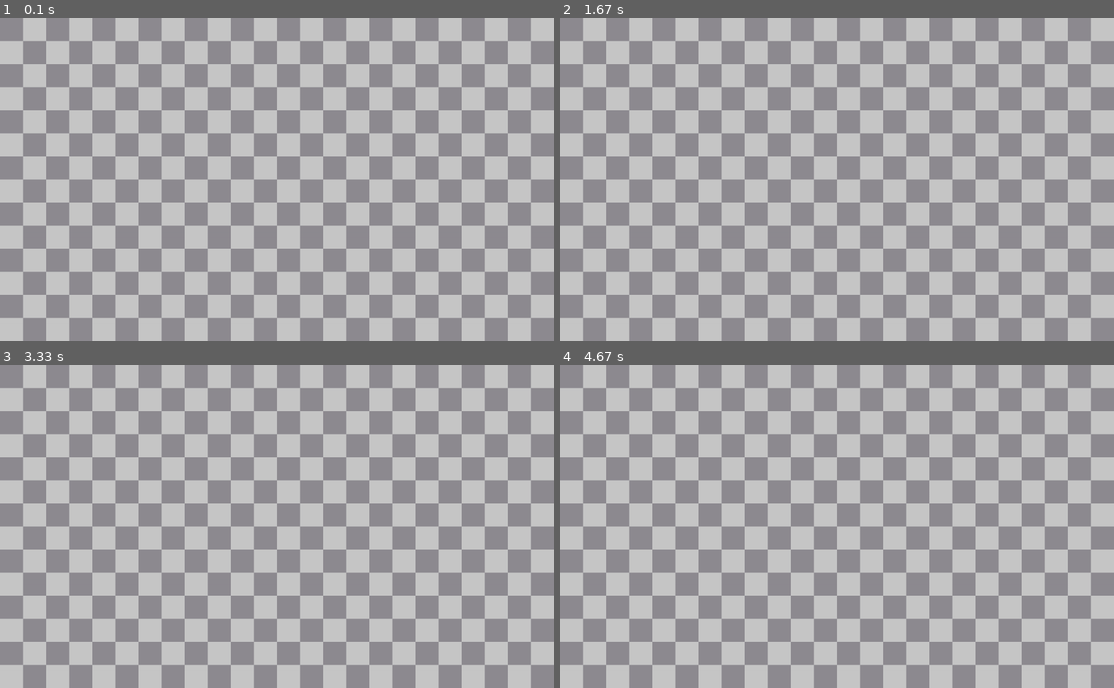
Above: before the commit, frames 1-4 (two rows, left to right).
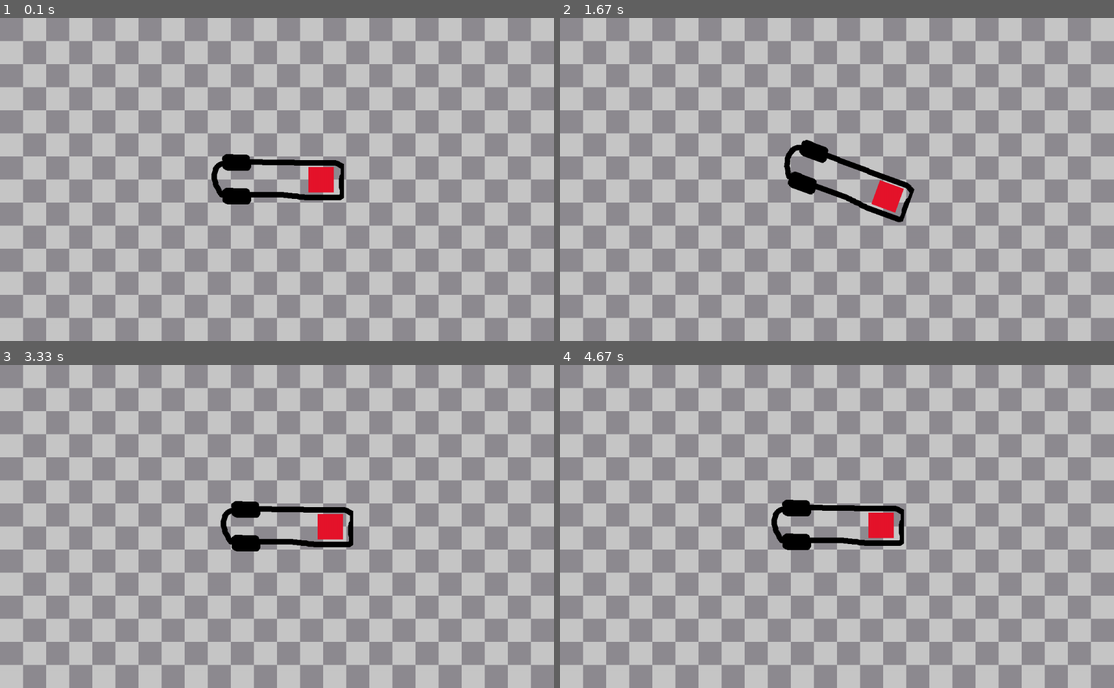
Above: after the commit, the same moments.

Repository: srchd/braitenberg
Game: pygame game, started from main.py
The game is run twice, just before and just after one commit, with the same random seed, the same clock (stepped at 60 frames per second) and the same inputs.
Inputs:
- Up to frame 1 (0.1 s): no input
- Up to frame 2 (1.67 s): hold D 0.33-0.8 s; hold W 0.83-1.13 s; hold D 1.17-1.63 s
- Up to frame 3 (3.33 s): hold A 1.67-2.2 s; hold S 2.23-2.53 s; hold A 2.57-2.97 s; hold W from 3 s (still down)
- Up to frame 4 (4.67 s): release W at 3.37 s; hold D 3.4-4.03 s; hold S 4.07-4.43 s; hold A from 4.47 s (still down)

The runs differ from the first frame. In frame 1, 1.7% of the frame differs, in the area x 38-63%, y 42-58%; in frame 2, 1.7%, in the area x 40-64%, y 37-64%; in frame 3, 1.7%; in frame 4, 1.7%.

Commit message:
Car Moves with WASD keys. Controller Draws on car

Diff:
--- /dev/null
+++ b/lib/objects/__init__.py
@@ -0,0 +1 @@
+__all__ = ['Car']
--- /dev/null
+++ b/lib/objects/car.py
@@ -0,0 +1,26 @@
+import pygame
+import pygame.gfxdraw
+import math
+
+from lib.objects.drawable_object import DrawableObject
+
+
+class Car(DrawableObject):
+    def __init__(self, x, y, img_path, surface: pygame.Surface) -> None:
+        super().__init__(x, y, img_path)
+
+        self.x = surface.get_width() / 2 # - self.img.get_height() / 2
+        self.y = surface.get_height() / 2 # - self.img.get_width() / 2
+
+    def draw(self, surface: pygame.Surface):
+        rotated_img = pygame.transform.rotate(self.img, self.rotation)
+
+        new_rect = rotated_img.get_rect()
+        new_rect.centerx = self.x
+        new_rect.centery = self.y
+
+        surface.blit(rotated_img, new_rect)
+
+    def move(self, vel):
+        self.x += vel * math.cos(math.radians(self.rotation + 180))
+        self.y -= vel * math.sin(math.radians(self.rotation + 180))
--- /dev/null
+++ b/lib/objects/controller.py
@@ -0,0 +1,14 @@
+import pygame
+
+from lib.objects.drawable_object import DrawableObject
+from lib.objects.car import Car
+
+class Controller(DrawableObject):
+    def __init__(self, x, y, img_path) -> None:
+        super().__init__(x, y, img_path)
+
+    def draw(self, car: Car) -> None:
+        new_rect = self.img.get_rect()
+        new_rect.centerx = 240
+        new_rect.centery = 62
+        car.img.blit(self.img, new_rect)
--- /dev/null
+++ b/lib/objects/drawable_object.py
@@ -0,0 +1,24 @@
+import pygame
+from abc import ABC
+
+class DrawableObject:
+    """
+    Parent class of all drawable objects
+    """
+    def __init__(self, x, y, img_path) -> None:
+        self.x = x
+        self.y = y
+        self.img_path = img_path
+
+        self.rotation = 0  # Facing upwards
+        self._load_object_image()
+
+    def _load_object_image(self) -> None:
+        self.img = pygame.image.load(self.img_path)
+
+    def rotate_object(self, rotation) -> None:
+        self.rotation += rotation
+        if self.rotation > 360:
+            self.rotation -= 360
+        elif self.rotation < 0:
+            self.rotation += 360
--- a/windows/main_window.py
+++ b/windows/main_window.py
@@ -3,6 +3,8 @@
 
 # Library Imports
 from lib.pygame_plotter import *
+from lib.objects.car import Car
+from lib.objects.controller import Controller
 
 
 class MainWindow:
@@ -13,6 +15,7 @@
 
         self._initialize_pygame_window()
         self._load_checkerboard_image()
+        self._load_objects()
 
     def _initialize_pygame_window(self) -> None:
         self.surface = pygame.display.set_mode(self.size)
@@ -22,6 +25,15 @@
     def _load_checkerboard_image(self) -> None:
         path_to_image = 'images/checkerboard.png'
         self.background_image = pygame.image.load(path_to_image)
+
+    def _load_objects(self) -> None:
+        path_to_car = 'images/car.png'
+        car_x = 0  # self.surface.get_width() / 2
+        car_y = 0  # self.surface.get_height() / 2
+        self.car = Car(car_x, car_y, path_to_car, self.surface)
+
+        path_to_controller = 'images/controller.png'
+        self.controller = Controller(0, 0, path_to_controller)
 
     def run(self) -> None:
         finished = False
@@ -36,7 +48,18 @@
             for event in pygame.event.get():
                 if event.type == pygame.QUIT:
                     finished = True
+                if event.type == pygame.KEYDOWN:
+                    if event.key == pygame.K_w:
+                        self.car.move(-20)
+                    if event.key == pygame.K_s:
+                        self.car.move(20)
+                    if event.key == pygame.K_a:
+                        self.car.rotate_object(10)
+                    if event.key == pygame.K_d:
+                        self.car.rotate_object(-10)
 
             draw_checkerboard_background(self.surface, self.background_image, self.scaling_factor)
+            self.car.draw(self.surface)
+            self.controller.draw(self.car)
 
             pygame.display.update()
Binary file added: images/car.png
Binary file added: images/controller.png
